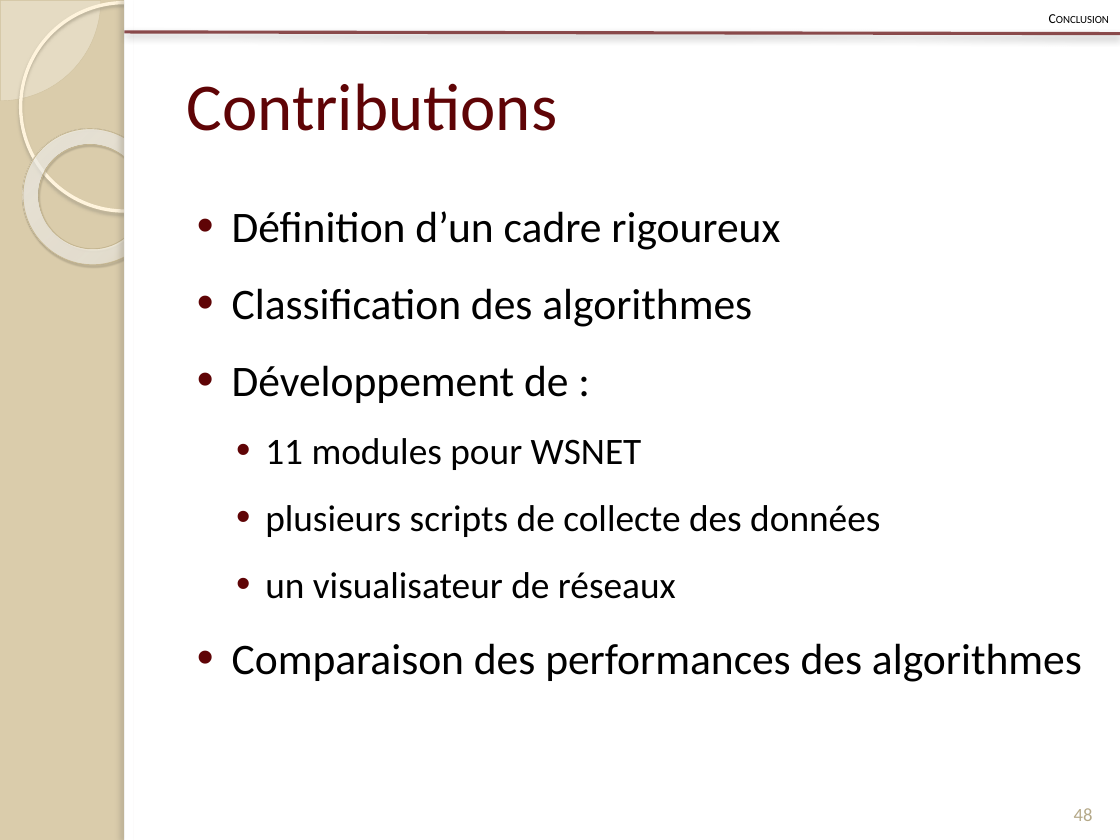
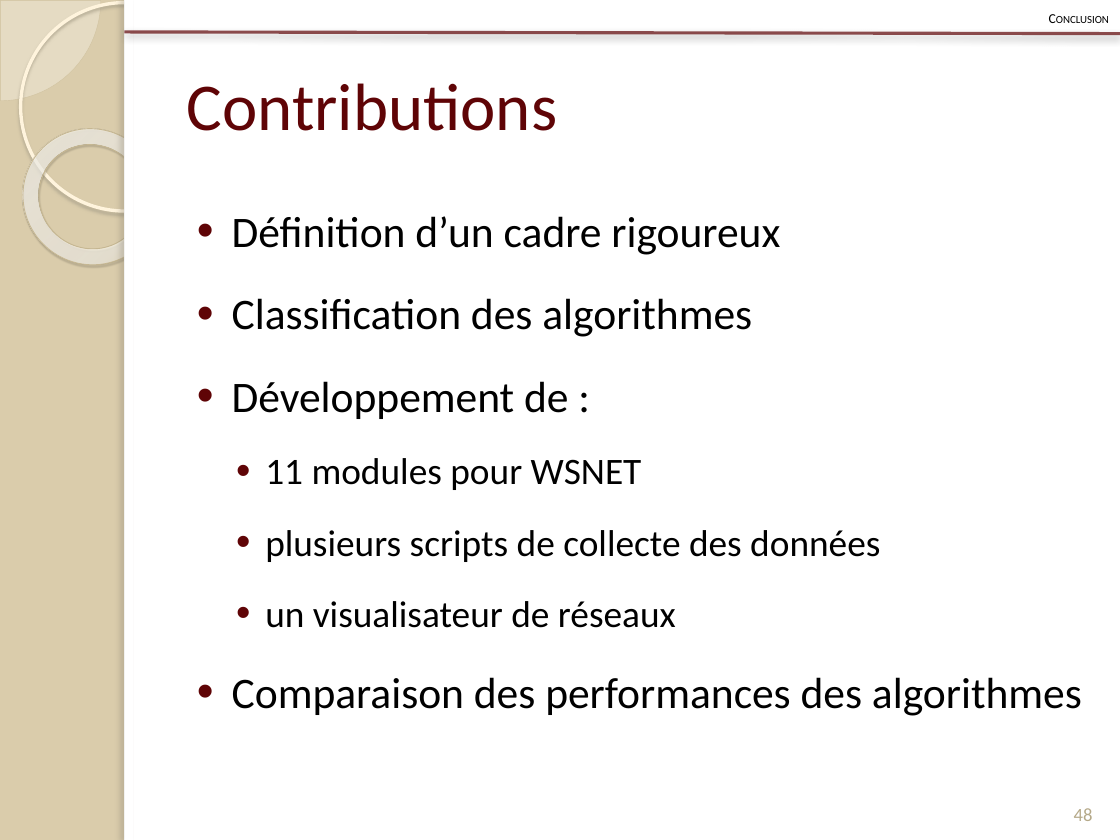
Before and after one commit to Patre/Energy-saving-in-sensors--networks, a slide deck: slide 48 of Redaction/Presentation/pres.pptx. Drawn at 1120x840 pixels with LibreOffice and Linux fonts; fonts in the diff are those of the drawing. Boxes give left, top, right and bottom in pixels: in the first picture for what was removed or moved away, otherwise in the second. Text is boxed around its words. In the diff, an @@ line names an element or a change of style, - is before the commit and + after.

```diff
--- a/Redaction/Presentation/pres.pptx
+++ b/Redaction/Presentation/pres.pptx
@@ text "Définition d’un cadre rigoureux" at (232,216,1082,716): line spacing 1.3 to 1.4 @@
```
Also in this commit, not shown: 10 other slides changed, 2 other files.
